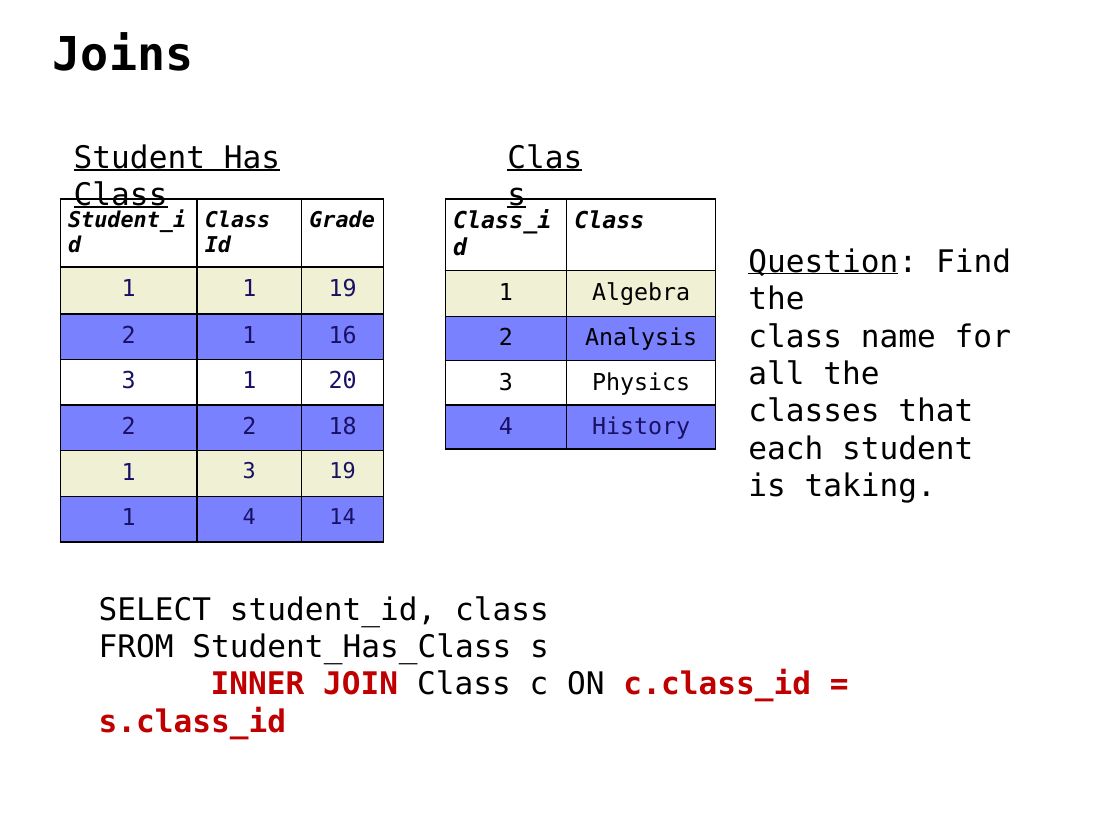
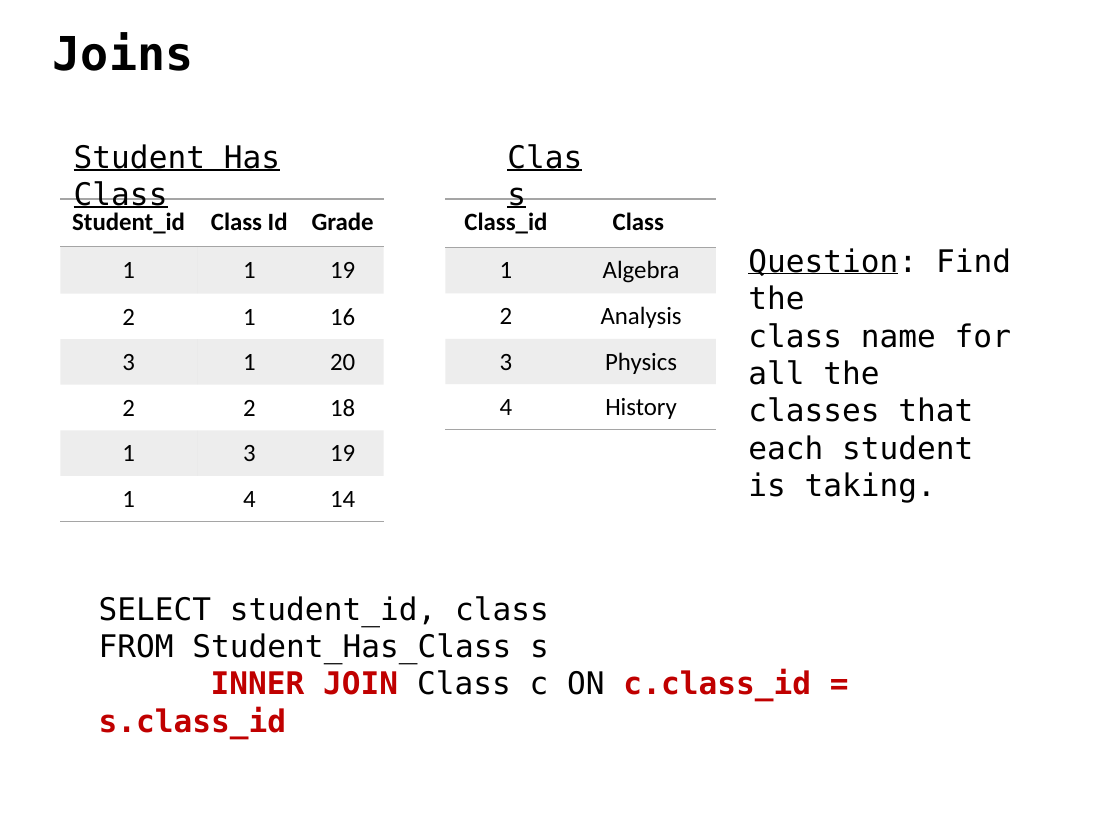
Before and after one commit to ipeirotis/introduction-to-databases, a slide deck: slide 41 of C-SQL.pptx (slide 37 before the commit). Drawn at 1120x840 pixels with LibreOffice and Linux fonts; fonts in the diff are those of the drawing. Boxes give left, top, right and bottom in pixels: in the first picture for what was removed or moved away, otherwise in the second. Text is boxed around its words. In the diff, an @@ line names an element or a change of style, - is before the commit and + after.

```diff
--- a/C-SQL.pptx
+++ b/C-SQL.pptx
@@ table at (x1=60, y1=199, x2=383, y2=522) @@
@@ fill #F0F0D5 to #A5A5A5 at 20% opacity in 6 cells @@
@@ fill #7A81FF to none in 9 cells @@
@@ fill none to #A5A5A5 at 20% opacity in row 4 @@
@@ size 14 to 16 pt in "Student_id", "Class Id", "Grade", "3" and 3 more places @@
@@ font DejaVu Sans Mono to Calibri @@
@@ italic off in "Student_id", "Class Id", "Grade" @@
@@ size 15 to 16 pt in "1", "1", "19", "2" and 10 more places @@
@@ text colour #191164 to #000000 in "1", "1", "19", "2" and 14 more places @@
@@ alignment left to centre @@
@@ borders changed @@
@@ table at (x1=446, y1=199, x2=716, y2=625) @@
@@ fill #F0F0D5 to #A5A5A5 at 20% opacity in row 2 @@
@@ fill #7A81FF to none in 4 cells @@
@@ fill none to #A5A5A5 at 20% opacity in row 4 @@
@@ size 15 to 16 pt, font DejaVu Sans Mono to Calibri @@
@@ italic off in "Class_id", "Class" @@
@@ text colour #191164 to #000000 in "4", "History" @@
@@ alignment left to centre @@
@@ borders changed @@
```
Also in this commit, not shown: 15 other slides changed, 9 slides added.
